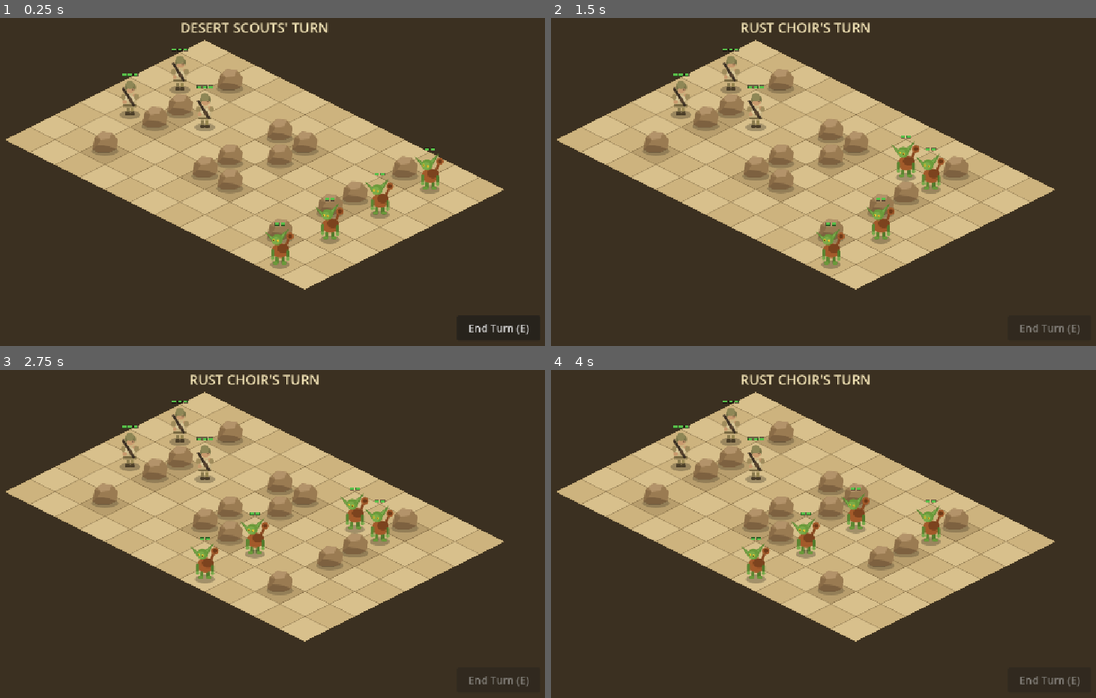
Above: before the commit, frames 1-4 (two rows, left to right).
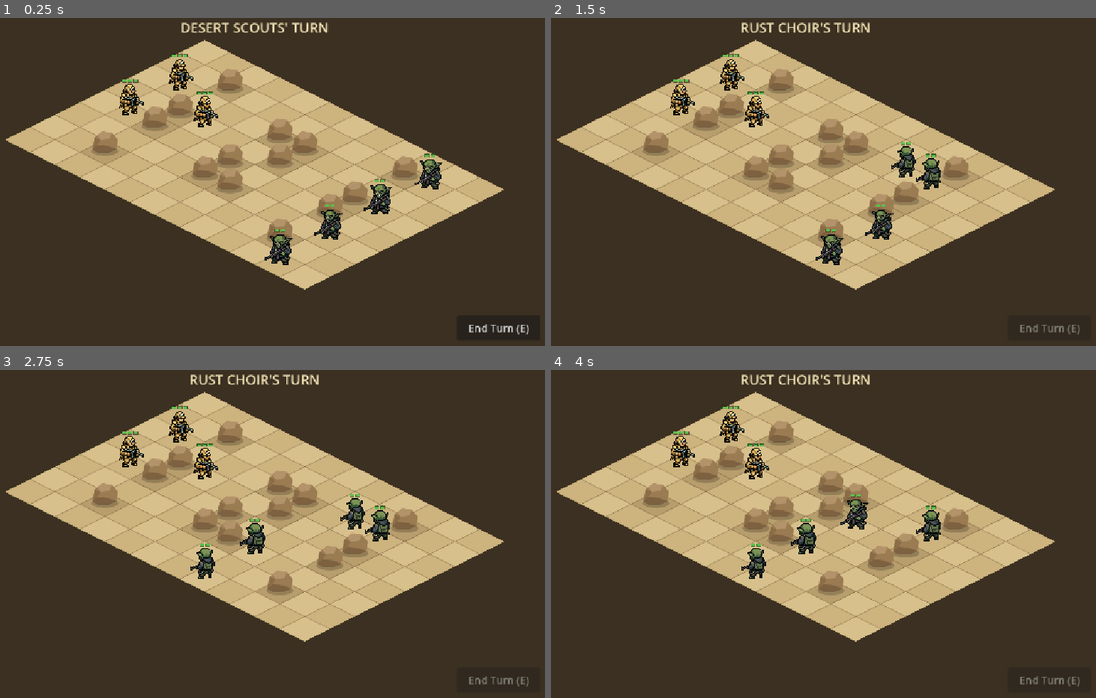
Above: after the commit, the same moments.

Repository: bfunkmcgee/ThinShot
Game: Godot game, scene res://scenes/Battle.tscn
Same seed, same stepped clock (60 frames per second), same inputs: the game is played once before the commit and once after it.
Inputs (mouse positions are in pixels of both pictures, inside the frame that each line leads up to):
- Up to frame 1 (0.25 s): no input
- Up to frame 2 (1.5 s): click "End Turn (E)" at 0.5 s; move the mouse to (937, 165) at 1.27 s; hold E (end_turn) from 1.28 s (still down); click (937, 165) at 1.42 s
- Up to frame 3 (2.75 s): move the mouse to (136, 553) at 2.02 s; release E (end_turn) at 2.03 s; tap E (end_turn) at 2.1 s; click (136, 553) at 2.17 s
- Up to frame 4 (4 s): move the mouse to (867, 461) at 2.77 s; hold E (end_turn) 2.78-3.5 s; click (867, 461) at 2.92 s; click "End Turn (E)" at 3.5 s

The runs differ from the first frame. In frame 1, 2.7% of the frame differs, in the area x 21-82%, y 9-77%; in frame 2, 2.7%; in frame 3, 2.7%; in frame 4, 2.7%.

Commit message:
Use 8-direction pixel-art sprites for scouts and goblins
Replace the single-pose SVG unit placeholders with the pixel-art
directional sets in assets/sprites/Scout and Goblin (8 compass facings
each). Units now pick their frame from the screen-space facing vector:
they face along each step of their movement path, turn toward their
target when shooting, and spawn facing the enemy side. Sprites render
at 2x with nearest-neighbor filtering, feet anchored to the diamond
center; HP pips and damage numbers repositioned for the new height.
Old scout.svg/goblin.svg removed; rock.svg remains.

Co-Authored-By: Claude Fable 5 <noreply@anthropic.com>

Diff:
--- a/assets/sprites/goblin.svg
+++ /dev/null
@@ -1,37 +0,0 @@
-<svg width="64" height="80" viewBox="0 0 64 80" xmlns="http://www.w3.org/2000/svg">
-  <!-- Goblin Rust Choir chorister, isometric 3/4 hunched view, facing left. Ground line y=72. -->
-  <ellipse cx="32" cy="72" rx="19" ry="8" fill="#000000" fill-opacity="0.25"/>
-  <!-- bowed legs -->
-  <rect x="23" y="57" width="6" height="13" rx="2.5" fill="#5c8632"/>
-  <rect x="35" y="57" width="6" height="13" rx="2.5" fill="#527a2c"/>
-  <!-- bare feet -->
-  <rect x="19" y="66" width="10" height="6" rx="3" fill="#6a9a3a"/>
-  <rect x="35" y="66" width="10" height="6" rx="3" fill="#6a9a3a"/>
-  <!-- rusty horn/trumpet slung on the back, bell up-right -->
-  <g transform="rotate(24 44 34)">
-    <rect x="41.5" y="18" width="5" height="26" rx="2.5" fill="#8a4a22"/>
-    <circle cx="44" cy="16" r="7" fill="#a35a2a"/>
-    <circle cx="44" cy="16" r="4" fill="#6e3a18"/>
-  </g>
-  <!-- hunched rust-armored torso -->
-  <ellipse cx="33" cy="45" rx="16" ry="14" fill="#a35a2a"/>
-  <ellipse cx="38" cy="41" rx="11" ry="9" fill="#7c431e"/>
-  <!-- hanging arms with claws -->
-  <rect x="15" y="42" width="6" height="16" rx="3" fill="#5c8632"/>
-  <rect x="44" y="44" width="6" height="15" rx="3" fill="#527a2c"/>
-  <circle cx="18" cy="60" r="3.6" fill="#79a94b"/>
-  <circle cx="47" cy="61" r="3.6" fill="#79a94b"/>
-  <!-- big pointed ears -->
-  <path d="M 20 20 L 3 8 L 17 28 Z" fill="#5c8632"/>
-  <path d="M 33 16 L 50 2 L 38 24 Z" fill="#5c8632"/>
-  <path d="M 19.5 21 L 9 13.5 L 17 26 Z" fill="#79a94b"/>
-  <path d="M 33.5 17 L 44 8 L 37 22 Z" fill="#79a94b"/>
-  <!-- head thrust forward-left, hunched -->
-  <circle cx="27" cy="24" r="10.5" fill="#6a9a3a"/>
-  <circle cx="24.5" cy="26" r="7.5" fill="#7bab48"/>
-  <!-- glaring yellow eyes, looking left -->
-  <circle cx="20.5" cy="25" r="2.3" fill="#e8c832"/>
-  <circle cx="28" cy="27" r="2.3" fill="#e8c832"/>
-  <circle cx="19.8" cy="25.5" r="1.0" fill="#3a3210"/>
-  <circle cx="27.3" cy="27.5" r="1.0" fill="#3a3210"/>
-</svg>
--- a/assets/sprites/scout.svg
+++ /dev/null
@@ -1,32 +0,0 @@
-<svg width="64" height="80" viewBox="0 0 64 80" xmlns="http://www.w3.org/2000/svg">
-  <!-- Desert Scout, isometric 3/4 standing view, facing right. Ground line y=72. -->
-  <ellipse cx="32" cy="72" rx="20" ry="8" fill="#000000" fill-opacity="0.25"/>
-  <!-- legs -->
-  <rect x="25" y="54" width="6" height="15" rx="2.5" fill="#8a7a4e"/>
-  <rect x="33" y="54" width="6" height="15" rx="2.5" fill="#96854f"/>
-  <!-- boots -->
-  <rect x="23" y="67" width="9" height="6" rx="2" fill="#4a3d28"/>
-  <rect x="32" y="67" width="9" height="6" rx="2" fill="#4a3d28"/>
-  <!-- torso vest -->
-  <rect x="19" y="32" width="26" height="26" rx="7" fill="#c8b280"/>
-  <rect x="22" y="35" width="20" height="11" rx="4" fill="#d9c797"/>
-  <!-- belt -->
-  <rect x="19" y="52" width="26" height="5" rx="2" fill="#7a6a42"/>
-  <!-- rifle held diagonally across chest, muzzle up-right -->
-  <g transform="rotate(-32 32 42)">
-    <rect x="29.5" y="16" width="5" height="42" rx="2" fill="#3b2f23"/>
-    <rect x="28.5" y="40" width="7" height="9" rx="2" fill="#57432e"/>
-  </g>
-  <!-- arms / hands gripping rifle -->
-  <circle cx="22" cy="47" r="4" fill="#c99a6e"/>
-  <circle cx="42" cy="35" r="4" fill="#c99a6e"/>
-  <!-- shoulder pads -->
-  <rect x="15" y="32" width="9" height="11" rx="4" fill="#a08c5c"/>
-  <rect x="40" y="32" width="9" height="11" rx="4" fill="#a08c5c"/>
-  <!-- head: face 3/4 right, helmet -->
-  <circle cx="33" cy="21" r="9" fill="#c99a6e"/>
-  <path d="M 22.5 20 A 10.5 10.5 0 0 1 43.5 19 L 42 25 A 9 9 0 0 0 25 25.5 Z" fill="#7a7448"/>
-  <circle cx="32" cy="14" r="8" fill="#8e8756"/>
-  <!-- eye dot, facing right -->
-  <circle cx="37.5" cy="23" r="1.4" fill="#3a2f20"/>
-</svg>
--- a/scripts/Battle.gd
+++ b/scripts/Battle.gd
@@ -5,9 +5,10 @@
 enum State { PLAYER_TURN, ANIMATING, ENEMY_TURN, GAME_OVER }
 
 const UNIT_SCENE := preload("res://scenes/Unit.tscn")
-const SCOUT_TEXTURE := preload("res://assets/sprites/scout.svg")
-const GOBLIN_TEXTURE := preload("res://assets/sprites/goblin.svg")
 const ROCK_TEXTURE := preload("res://assets/sprites/rock.svg")
+
+# rock.svg is 64x80 with its ground line at y=72.
+const ROCK_OFFSET := Vector2(0, -32)
 
 const SCOUT_SPAWNS: Array[Vector2i] = [
 	Vector2i(1, 2), Vector2i(1, 4), Vector2i(3, 3),
@@ -41,13 +42,13 @@
 			if board.is_wall(cell):
 				var rock := Sprite2D.new()
 				rock.texture = ROCK_TEXTURE
-				rock.offset = Unit.FOOT_OFFSET
+				rock.offset = ROCK_OFFSET
 				rock.position = board.cell_to_global(cell)
 				entities_node.add_child(rock)
 	for spawn in SCOUT_SPAWNS:
-		_spawn_unit(Unit.TEAM_SCOUT, spawn, SCOUT_TEXTURE)
+		_spawn_unit(Unit.TEAM_SCOUT, spawn)
 	for spawn in GOBLIN_SPAWNS:
-		_spawn_unit(Unit.TEAM_GOBLIN, spawn, GOBLIN_TEXTURE)
+		_spawn_unit(Unit.TEAM_GOBLIN, spawn)
 	end_turn_button.pressed.connect(end_player_turn)
 	restart_button.pressed.connect(_on_restart)
 	show_banner("DESERT SCOUTS' TURN")
@@ -60,10 +61,10 @@
 			assert(false, "Bad spawn cell: %s" % spawn)
 
 
-func _spawn_unit(team: int, spawn_cell: Vector2i, texture: Texture2D) -> void:
+func _spawn_unit(team: int, spawn_cell: Vector2i) -> void:
 	var unit: Unit = UNIT_SCENE.instantiate()
 	entities_node.add_child(unit)
-	unit.setup(team, spawn_cell, texture)
+	unit.setup(team, spawn_cell)
 	unit.position = board.cell_to_global(spawn_cell)
 	unit.died.connect(_on_unit_died)
 
@@ -199,8 +200,12 @@
 	var path := board.reconstruct_path(came_from, dest)
 	unit.cell = dest
 	var tween := create_tween()
+	var from_pos := unit.position
 	for step in path:
-		tween.tween_property(unit, "position", board.cell_to_global(step), MOVE_STEP_TIME)
+		var step_pos := board.cell_to_global(step)
+		tween.tween_callback(unit.set_facing.bind(step_pos - from_pos))
+		tween.tween_property(unit, "position", step_pos, MOVE_STEP_TIME)
+		from_pos = step_pos
 	await tween.finished
 	unit.moved = true
 	state = prev_state
@@ -213,6 +218,7 @@
 	state = State.ANIMATING
 	board.clear_highlights()
 	var aim := (target.position - attacker.position).normalized()
+	attacker.set_facing(aim)
 	HitFx.spawn(self, attacker.position + Vector2(0, -36) + aim * 16.0, HitFx.Kind.MUZZLE)
 	var tracer := Line2D.new()
 	tracer.width = 3.0
--- a/scripts/Unit.gd
+++ b/scripts/Unit.gd
@@ -9,13 +9,37 @@
 const TEAM_SCOUT := 0
 const TEAM_GOBLIN := 1
 
-# Sprites are 64x80 with the ground-contact line at texture y=72; centering
-# means offsetting up 32 px puts the feet exactly on the node position.
-const FOOT_OFFSET := Vector2(0, -32)
+# Directional pixel-art frames, indexed by 45-degree compass sector of the
+# screen-space facing vector: 0=E, 1=SE, 2=S, 3=SW, 4=W, 5=NW, 6=N, 7=NE.
+const SCOUT_FRAMES: Array[Texture2D] = [
+	preload("res://assets/sprites/Scout/east.png"),
+	preload("res://assets/sprites/Scout/south-east.png"),
+	preload("res://assets/sprites/Scout/south.png"),
+	preload("res://assets/sprites/Scout/south-west.png"),
+	preload("res://assets/sprites/Scout/west.png"),
+	preload("res://assets/sprites/Scout/north-west.png"),
+	preload("res://assets/sprites/Scout/north.png"),
+	preload("res://assets/sprites/Scout/north-east.png"),
+]
+const GOBLIN_FRAMES: Array[Texture2D] = [
+	preload("res://assets/sprites/Goblin/east.png"),
+	preload("res://assets/sprites/Goblin/south-east.png"),
+	preload("res://assets/sprites/Goblin/south.png"),
+	preload("res://assets/sprites/Goblin/south-west.png"),
+	preload("res://assets/sprites/Goblin/west.png"),
+	preload("res://assets/sprites/Goblin/north-west.png"),
+	preload("res://assets/sprites/Goblin/north.png"),
+	preload("res://assets/sprites/Goblin/north-east.png"),
+]
+
+# Both sets have their figure's feet ~15px below canvas center; 2x scale puts
+# a ~30px figure at ~60px on screen, sitting on the diamond center.
+const SPRITE_SCALE := Vector2(2, 2)
+const SPRITE_OFFSET := Vector2(0, -15)
 
 const PIP_SIZE := Vector2(8, 5)
 const PIP_GAP := 3.0
-const PIP_Y := -80.0
+const PIP_Y := -68.0
 const PIP_FULL := Color("58c04a")
 const PIP_EMPTY := Color(0.15, 0.15, 0.15, 0.7)
 const RING_COLOR := Color("ffd94a")
@@ -32,15 +56,18 @@
 var moved := false
 var acted := false
 var selected := false
+var frames: Array[Texture2D] = SCOUT_FRAMES
 
 @onready var sprite: Sprite2D = $Sprite
 
 
 func _ready() -> void:
-	sprite.offset = FOOT_OFFSET
+	sprite.scale = SPRITE_SCALE
+	sprite.offset = SPRITE_OFFSET
+	sprite.texture_filter = CanvasItem.TEXTURE_FILTER_NEAREST
 
 
-func setup(p_team: int, p_cell: Vector2i, texture: Texture2D) -> void:
+func setup(p_team: int, p_cell: Vector2i) -> void:
 	team = p_team
 	cell = p_cell
 	if team == TEAM_SCOUT:
@@ -48,13 +75,24 @@
 		move_range = 4
 		attack_range = 4
 		damage = 1
+		frames = SCOUT_FRAMES
+		set_facing(Vector2(1, 0.5))   # face the goblin side (south-east)
 	else:
 		max_hp = 2
 		move_range = 3
 		attack_range = 3
 		damage = 1
+		frames = GOBLIN_FRAMES
+		set_facing(Vector2(-1, 0.5))  # face the scout side (south-west)
 	hp = max_hp
-	sprite.texture = texture
+
+
+## Swap to the frame matching a screen-space facing direction.
+func set_facing(screen_dir: Vector2) -> void:
+	if screen_dir.length_squared() < 0.01:
+		return
+	var sector := wrapi(roundi(screen_dir.angle() / (TAU / 8.0)), 0, 8)
+	sprite.texture = frames[sector]
 
 
 func is_alive() -> bool:
@@ -86,7 +124,7 @@
 	label.add_theme_constant_override("outline_size", 6)
 	label.z_index = 20
 	get_parent().add_child(label)
-	label.global_position = global_position + Vector2(-12.0, -104.0)
+	label.global_position = global_position + Vector2(-12.0, -84.0)
 	var tween := label.create_tween()
 	tween.set_parallel(true)
 	tween.tween_property(label, "position:y", label.position.y - 40.0, 0.6)
Binary file added: assets/sprites/Goblin/east.png
Not shown, added: assets/sprites/Goblin/east.png.import
Binary file added: assets/sprites/Goblin/north-east.png
Not shown, added: assets/sprites/Goblin/north-east.png.import
Binary file added: assets/sprites/Goblin/north-west.png
Not shown, added: assets/sprites/Goblin/north-west.png.import
Binary file added: assets/sprites/Goblin/north.png
Not shown, added: assets/sprites/Goblin/north.png.import
Binary file added: assets/sprites/Goblin/south-east.png
Not shown, changed: assets/sprites/Goblin/south-east.png.import
Binary file added: assets/sprites/Goblin/south-west.png
Not shown, added: assets/sprites/Goblin/south-west.png.import
(and 21 more such lines)
